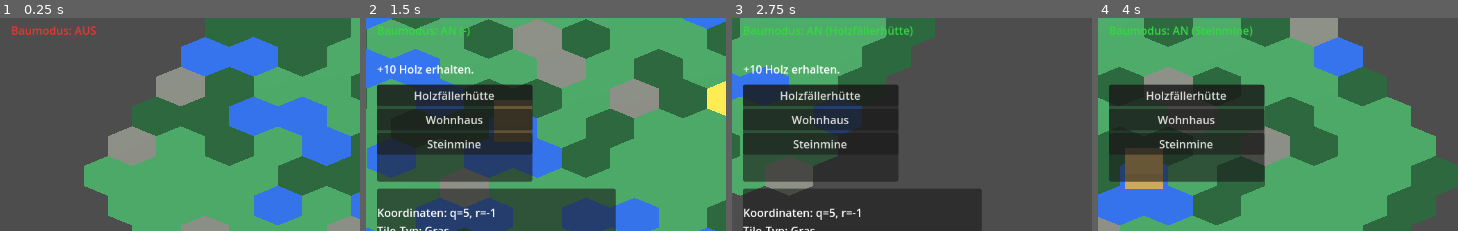
Above: before the commit, frames 1-4 (left to right).
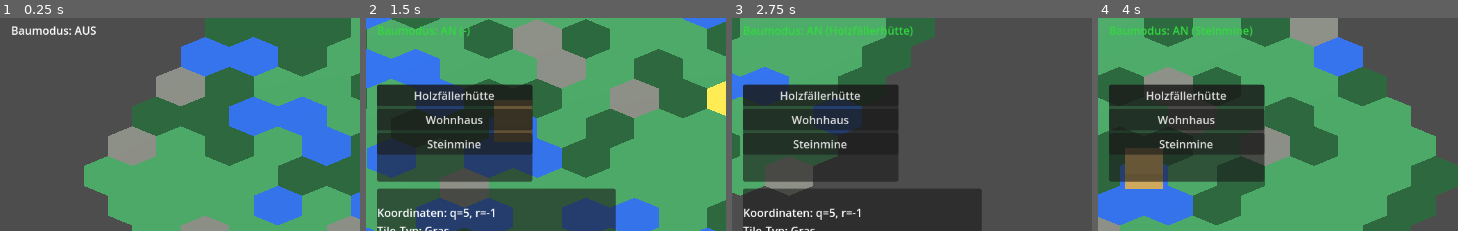
Above: after the commit, the same moments.

Repository: Ranu4922/CodexGame
Game: Godot game, scene res://scenes/Main.tscn
Two runs of this game, one before a commit and one after it. Both use one fixed random seed, a clock stepped at 60 frames per second and the inputs below.
Inputs (mouse positions are % of the whole screen's width and height, from its top left):
- Up to frame 1 (0.25 s): no input
- Up to frame 2 (1.5 s): tap Enter at 0.5 s; move the mouse to (80, 47) at 0.52 s; hold D 0.53-1.28 s; tap B at 0.6 s; click (80, 47) at 0.67 s; move the mouse to (33, 58) at 1.27 s; hold S from 1.28 s (still down); tap R at 1.35 s
- Up to frame 3 (2.75 s): move the mouse to (66, 29) at 2.02 s; release S at 2.03 s; hold D from 2.03 s (still down); tap 1 at 2.1 s
- Up to frame 4 (4 s): move the mouse to (50, 74) at 2.77 s; release D at 2.78 s; hold W 2.78-3.53 s; tap 2 at 2.85 s; click (50, 74) at 2.92 s; move the mouse to (89, 68) at 3.52 s; hold A from 3.53 s (still down); tap 3 at 3.6 s
The pictures show only the part of the screen within x 0-50%, y 15-65%; the shares and areas given below are measured in that part.

The runs differ from the first frame. In frame 1, 0.5% of the frame differs, in the area x 3-27%, y 3-8%; in frame 2, 0.6%, in the area x 3-30%, y 22-27%; in frame 3, 0.6%; in frame 4, nothing differs.
Error after the commit: Invalid access to property or key 'population_changed' on a base object of type 'Node3D (hex_grid.gd)'. (res://scripts/game_world.gd:31)

Commit message:
Show population and free housing in HUD

Diff:
--- a/scripts/game_world.gd
+++ b/scripts/game_world.gd
@@ -5,6 +5,8 @@
 @onready var resource_label: Label = $CanvasLayer/ResourceLabel
 @onready var stone_label: Label = $CanvasLayer/StoneLabel
 @onready var housing_label: Label = $CanvasLayer/HousingLabel
+@onready var population_label: Label = $CanvasLayer/PopulationLabel
+@onready var free_housing_label: Label = $CanvasLayer/FreeHousingLabel
 @onready var selected_building_label: Label = $CanvasLayer/SelectedBuildingLabel
 @onready var message_label: Label = $CanvasLayer/MessageLabel
 @onready var info_panel: PanelContainer = $CanvasLayer/InfoPanel
@@ -26,6 +28,8 @@
 	hex_grid.wood_changed.connect(_on_wood_changed)
 	hex_grid.stone_changed.connect(_on_stone_changed)
 	hex_grid.housing_changed.connect(_on_housing_changed)
+	hex_grid.population_changed.connect(_on_population_changed)
+	hex_grid.free_housing_changed.connect(_on_free_housing_changed)
 	hex_grid.message_changed.connect(_on_message_changed)
 	lumberjack_button.pressed.connect(_on_lumberjack_button_pressed)
 	house_button.pressed.connect(_on_house_button_pressed)
@@ -35,6 +39,8 @@
 	_on_wood_changed(hex_grid.wood)
 	_on_stone_changed(hex_grid.stone)
 	_on_housing_changed(hex_grid.housing_capacity)
+	_on_population_changed(hex_grid.population)
+	_on_free_housing_changed(hex_grid.free_housing)
 	_on_selection_cleared()
 
 
@@ -136,6 +142,14 @@
 	housing_label.text = "Wohnraum: %d" % amount
 
 
+func _on_population_changed(amount: int) -> void:
+	population_label.text = "Bewohner: %d" % amount
+
+
+func _on_free_housing_changed(amount: int) -> void:
+	free_housing_label.text = "Freier Wohnraum: %d" % amount
+
+
 func _on_message_changed(text: String) -> void:
 	message_version += 1
 	var current_version: int = message_version
